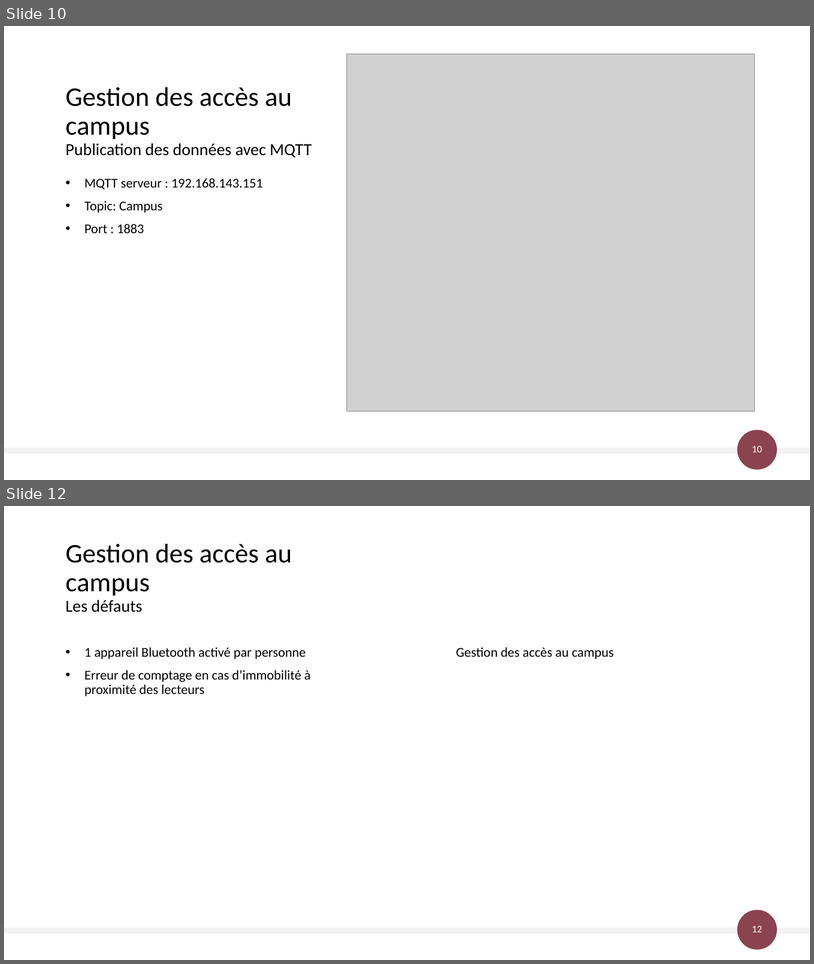
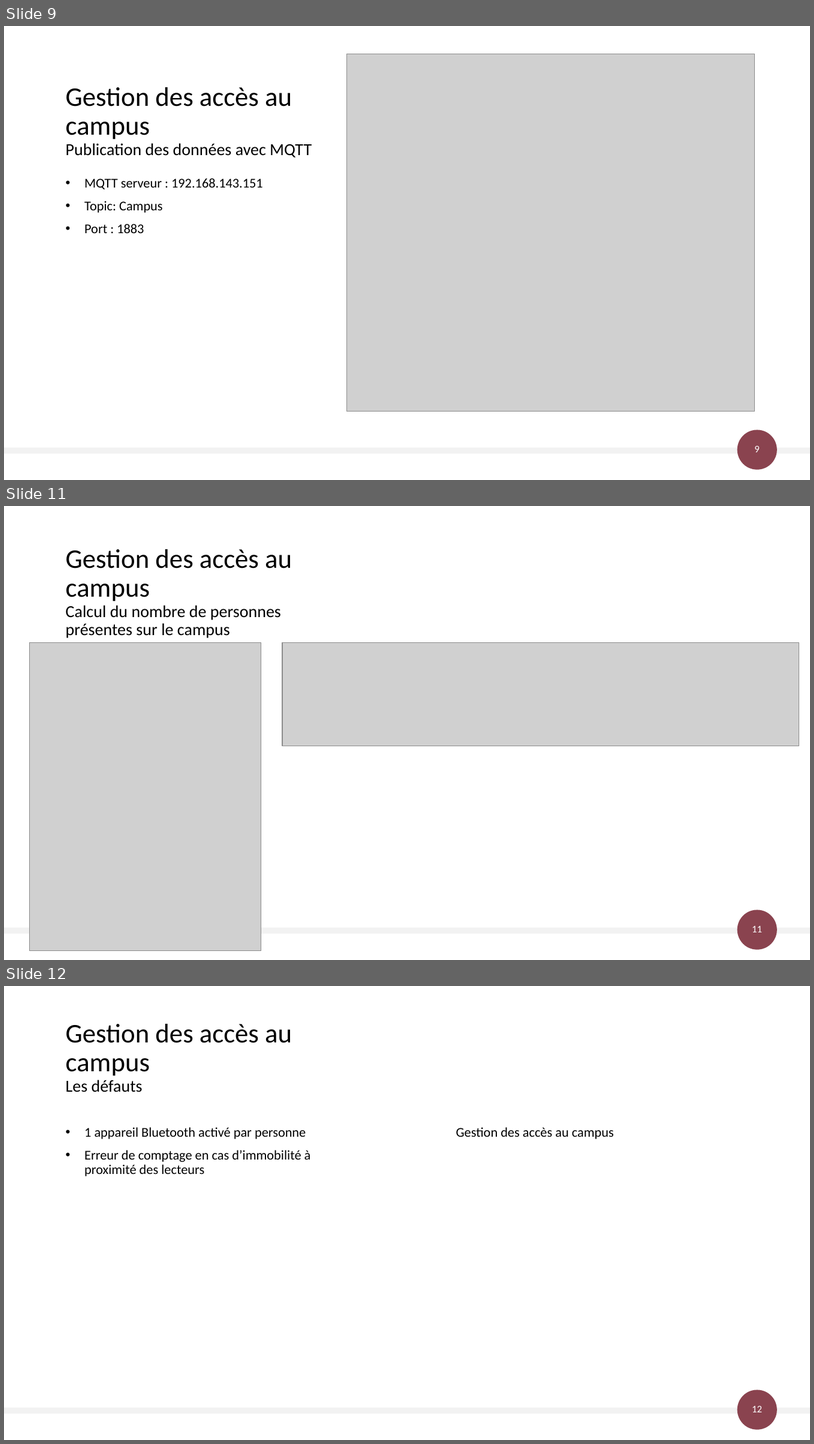
Before and after one commit to AlexandreSaxemard/GestionAccesBatiment, a slide deck: Docs/Gestion des accès au bâtiment.pptx. Shown one above the other, each under a label of ours: slides 10 and 12 before the commit, slides 9, 11 and 12 after it; the slides between them are not shown. The pictures are 814x964 and 814x1444 pixels, drawn with LibreOffice and Linux fonts; fonts in the diff are those of the drawing; grey boxes stand for pictures. Boxes give left, top, right and bottom in pixels: in the first picture for what was removed or moved away, otherwise in the second. Text is boxed around its words. In the diff, an @@ line names an element or a change of style, - is before the commit and + after.

```diff
--- a/Docs/Gestion des accès au bâtiment.pptx
+++ b/Docs/Gestion des accès au bâtiment.pptx
@@ slide 11 added at bbox=[4, 506, 810, 960], background #FFFFFF; not listed: 3 template elements that a slide beside it also shows @@
@@ title added at bbox=[66, 549, 292, 638], 20 pt, text #000000 @@
+Gestion des accès au campus
+Calcul du nombre de personnes présentes sur le campus
@@ picture added at bbox=[29, 643, 261, 950] @@
@@ picture added at bbox=[282, 643, 800, 745] @@
@@ what was slide 10 is now slide 9 @@
@@ page number at bbox=[755, 445, 759, 452]: text changed @@
-10
+9
```
Also in this commit, not shown: 1 slide changed, 2 other files.
